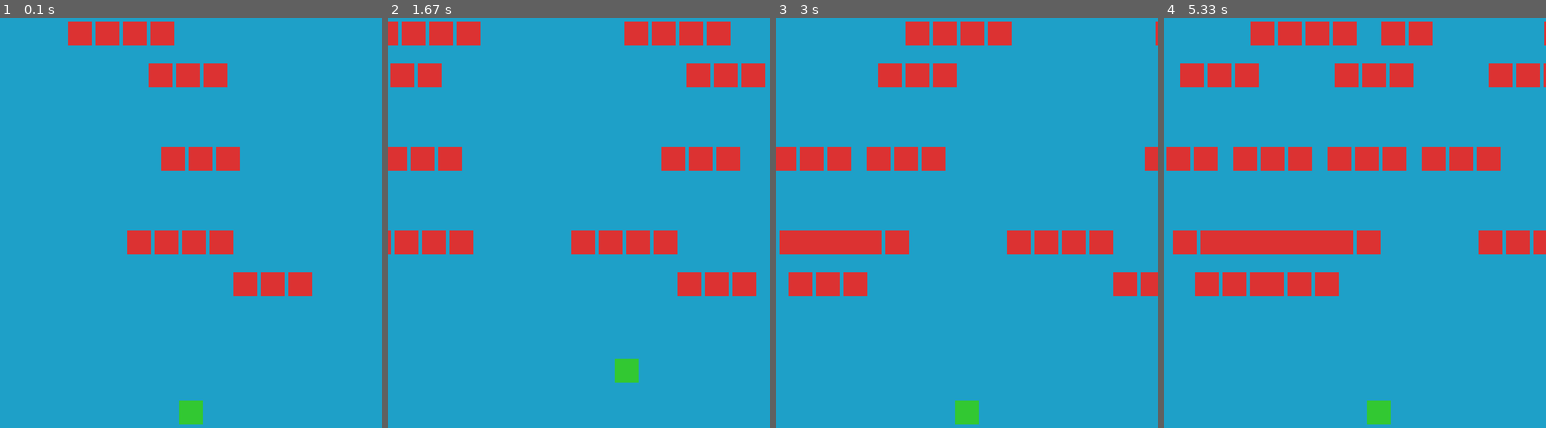
Above: before the commit, frames 1-4 (left to right).
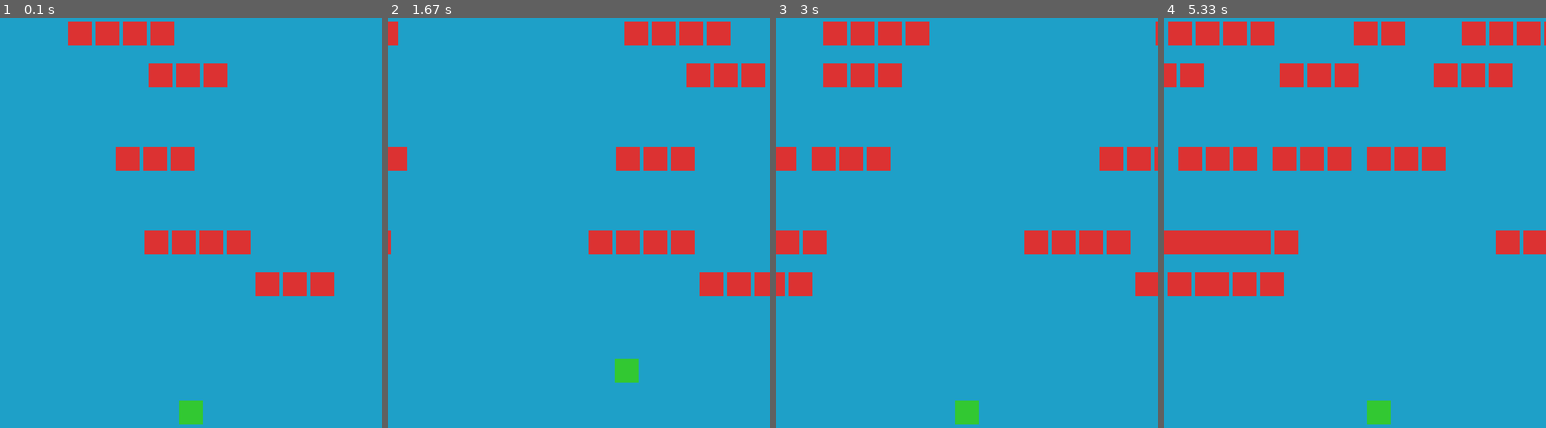
Above: after the commit, the same moments.

Repository: HenriqueMelo77/PYGAMEFerias
Game: pygame game, started from main.py
The game is run twice, just before and just after one commit, with the same random seed, the same clock (stepped at 60 frames per second) and the same inputs.
Inputs:
- Up to frame 1 (0.1 s): no input
- Up to frame 2 (1.67 s): hold Right 0.33-0.8 s; hold Up 0.83-1.13 s; hold Right 1.17-1.63 s
- Up to frame 3 (3 s): hold Left 1.67-2.2 s; hold Down 2.23-2.53 s; hold Left 2.57-2.97 s
- Up to frame 4 (5.33 s): hold Up 3-3.37 s; hold Right 3.4-4.03 s; hold Down 4.07-4.43 s; hold Left 4.47-4.93 s; hold Right from 4.97 s (still down)

The runs differ from the first frame. In frame 1, 3.1% of the frame differs, in the area x 30-88%, y 31-68%; in frame 2, 6.6%; in frame 3, 9.0%; in frame 4, 13%, in the area x 0-100%, y 0-68%.

Commit message:
jogo com colisao

Diff:
--- a/main.py
+++ b/main.py
@@ -23,12 +23,12 @@
 CARRO_COR = (220, 50, 50)
 
 ESPACAMENTO_GRUPO = 6
-ESPACAMENTO_CARRO = 30
 
 BRANCO = (255,255,255)
 PRETO = (0,0,0)
 CINZA = (120,120,120)
 AZUL_ESCURO = (10,10,50)
+FUNDO = (30,160,200)
 
 tela = pygame.display.set_mode((LARGURA, ALTURA))
 pygame.display.set_caption("Jogo")
@@ -54,7 +54,7 @@
         self.rect.midbottom = (LARGURA // 2, ALTURA - 30)
 
 class Carro(pygame.sprite.Sprite):
-    def __init__(self, centro_y, direcao, vel, espaco_spawn=0):
+    def __init__(self, centro_y, direcao, vel):
         super().__init__()
         self.surf = pygame.Surface((CARRO_LARGURA, CARRO_ALTURA))
         self.surf.fill(CARRO_COR)
@@ -62,11 +62,10 @@
         self.rect.centery = centro_y
         self.direcao = direcao
         self.vel = vel
-
         if direcao == 1:
-            self.rect.left = -CARRO_LARGURA - 10 + espaco_spawn
+            self.rect.left = -CARRO_LARGURA - 10
         else:
-            self.rect.right = LARGURA + 10 - espaco_spawn
+            self.rect.right = LARGURA + 10
 
     def update(self, dt):
         self.rect.x += int(self.vel * self.direcao * dt)
@@ -85,18 +84,19 @@
         self.formato_idx = 0
         self.estado = "waiting"
         self.prox_acao = pygame.time.get_ticks()
-        self.spawna_mesmo_grupo = 0
 
     def update(self, agora_ms, grupo_carros):
         if self.estado == "waiting":
             if agora_ms >= self.prox_acao:
                 self.estado = "spawning_group"
-                self.spawna_mesmo_grupo = 0
         elif self.estado == "spawning_group":
             conta, espera = self.formato[self.formato_idx]
             for i in range(conta):
-                espaco_spawn = i * (CARRO_LARGURA + ESPACAMENTO_GRUPO)
-                novo_carro = Carro(self.centro_y, self.direcao, self.vel, espaco_spawn=espaco_spawn)
+                novo_carro = Carro(self.centro_y, self.direcao, self.vel)
+                if self.direcao == 1:
+                    novo_carro.rect.left = -CARRO_LARGURA - 10 - i * (CARRO_LARGURA + ESPACAMENTO_GRUPO)
+                else:
+                    novo_carro.rect.right = LARGURA + 10 + i * (CARRO_LARGURA + ESPACAMENTO_GRUPO)
                 grupo_carros.add(novo_carro)
             self.prox_acao = agora_ms + espera
             self.formato_idx = (self.formato_idx + 1) % len(self.formato)
@@ -131,24 +131,34 @@
 def criacao_inicial_grupos(grupo_carros, controladores):
     for ctrl in controladores:
         conta, espera = ctrl.formato[ctrl.formato_idx]
+        if conta <= 0:
+            ctrl.prox_acao = pygame.time.get_ticks() + espera
+            continue
         total_group_largura = conta * CARRO_LARGURA + max(0, (conta - 1)) * ESPACAMENTO_GRUPO
         min_cx = int(LARGURA * 0.2)
         max_cx = int(LARGURA * 0.8)
         alvo_cx = random.randint(min_cx, max_cx)
         primeira_esquerda = alvo_cx - total_group_largura // 2
-
-        if ctrl.direcao == 1:
-            base_espaco_spawn = primeira_esquerda + CARRO_LARGURA + 10
-        else:
-            direita_desejada = primeira_esquerda + total_group_largura
-            base_espaco_spawn = LARGURA + 10 - direita_desejada
-
         for i in range(conta):
-            espaco_spawn = int(base_espaco_spawn + i * (CARRO_LARGURA + ESPACAMENTO_GRUPO))
-            novo_carro = Carro(ctrl.centro_y, ctrl.direcao, ctrl.vel, espaco_spawn=espaco_spawn)
+            novo_carro = Carro(ctrl.centro_y, ctrl.direcao, ctrl.vel)
+            if ctrl.direcao == 1:
+                novo_carro.rect.left = int(primeira_esquerda + i * (CARRO_LARGURA + ESPACAMENTO_GRUPO))
+            else:
+                direita_desejada = primeira_esquerda + total_group_largura
+                novo_carro.rect.right = int(direita_desejada - i * (CARRO_LARGURA + ESPACAMENTO_GRUPO))
             grupo_carros.add(novo_carro)
-
         ctrl.prox_acao = pygame.time.get_ticks() + espera
+
+def verificar_colisoes_e_reset(jogador, carros, controladores):
+    colisao = pygame.sprite.spritecollideany(jogador, carros)
+    if colisao:
+        jogador.reseta_comeco()
+        carros.empty()
+        novas_controladores = controle_criacao_faixa()
+        criacao_inicial_grupos(carros, novas_controladores)
+        controladores[:] = novas_controladores
+        return True
+    return False
 
 jog = Jogador(JOGADOR_POS_INICIAL)
 jog.reseta_comeco()
@@ -166,7 +176,6 @@
     for event in pygame.event.get():
         if event.type == pygame.QUIT:
             running = False
-
         if event.type == pygame.KEYDOWN:
             if event.key == pygame.K_ESCAPE:
                 running = False
@@ -185,7 +194,9 @@
     for c in list(carros):
         c.update(dt)
 
-    tela.fill((30,160,200))
+    verificar_colisoes_e_reset(jog, carros, faixa_controladores)
+
+    tela.fill(FUNDO)
 
     for c in carros:
         tela.blit(c.surf, c.rect)
